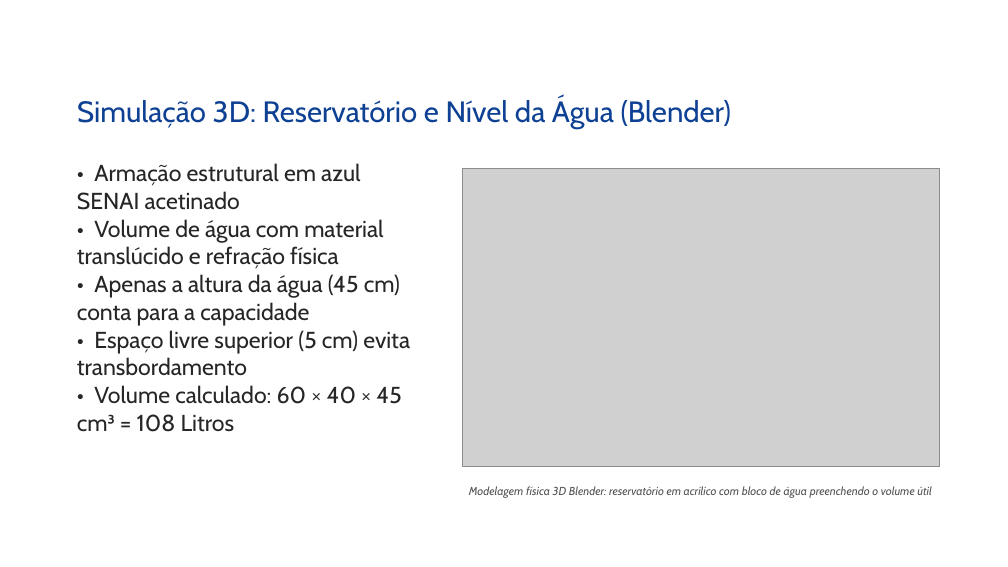
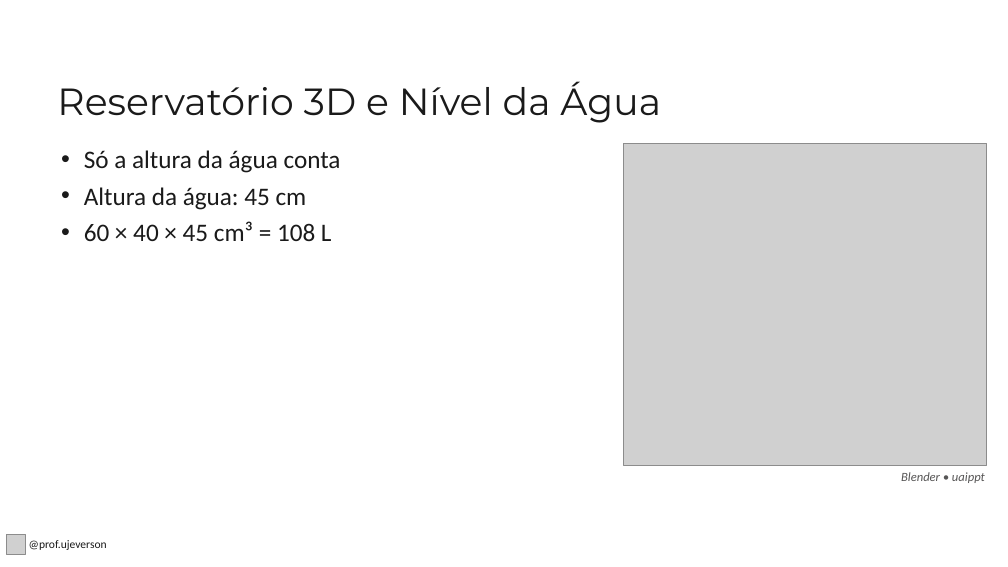
Before and after one commit to Ujeverson/uaippt, a slide deck: slide 27 of Prismas_Area_e_Volume_9Ano.pptx. Drawn at 1008x567 pixels with LibreOffice and Linux fonts; fonts in the diff are those of the drawing; grey boxes stand for pictures; background and template pictures are left out. Boxes give left, top, right and bottom in pixels: in the first picture for what was removed or moved away, otherwise in the second. Text is boxed around its words. In the diff, an @@ line names an element or a change of style, - is before the commit and + after.

```diff
--- a/Prismas_Area_e_Volume_9Ano.pptx
+++ b/Prismas_Area_e_Volume_9Ano.pptx
@@ title at bbox=[57, 81, 661, 123]: text changed; size 28 to 36 pt; font Cabin to Montserrat; text colour #0E4194 to #1A1A1A @@
-Simulação 3D: Reservatório e Nível da Água (Blender)
+Reservatório 3D e Nível da Água
@@ picture: place and size @@
-picture at bbox=[463, 169, 939, 467]
+picture at bbox=[624, 143, 987, 465]
@@ text at bbox=[84, 150, 341, 241]: text changed; size 22 to 24 pt; font Cabin to Calibri; text colour #262626 to #1A1A1A @@
-• Armação estrutural em azul SENAI acetinado
-• Volume de água com material translúcido e refração física
-• Apenas a altura da água (45 cm) conta para a capacidade
-• Espaço livre superior (5 cm) evita transbordamento
-• Volume calculado: 60 × 40 × 45 cm³ = 108 Litros
+• Só a altura da água conta
+• Altura da água: 45 cm
+• 60 × 40 × 45 cm³ = 108 L
@@ text at bbox=[901, 472, 985, 483]: text changed; size 11 to 12 pt; font Cabin to Calibri @@
-Modelagem física 3D Blender: reservatório em acrílico com bloco de água preenchendo o volume útil
+Blender • uaippt
@@ picture added at bbox=[6, 535, 26, 554] @@
@@ text added at bbox=[29, 540, 107, 550], 11 pt, text #1A1A1A @@
+@prof.ujeverson
```
Also in this commit, not shown: 30 other slides changed, 2 slides added, 2 slides removed, 10 other files.
